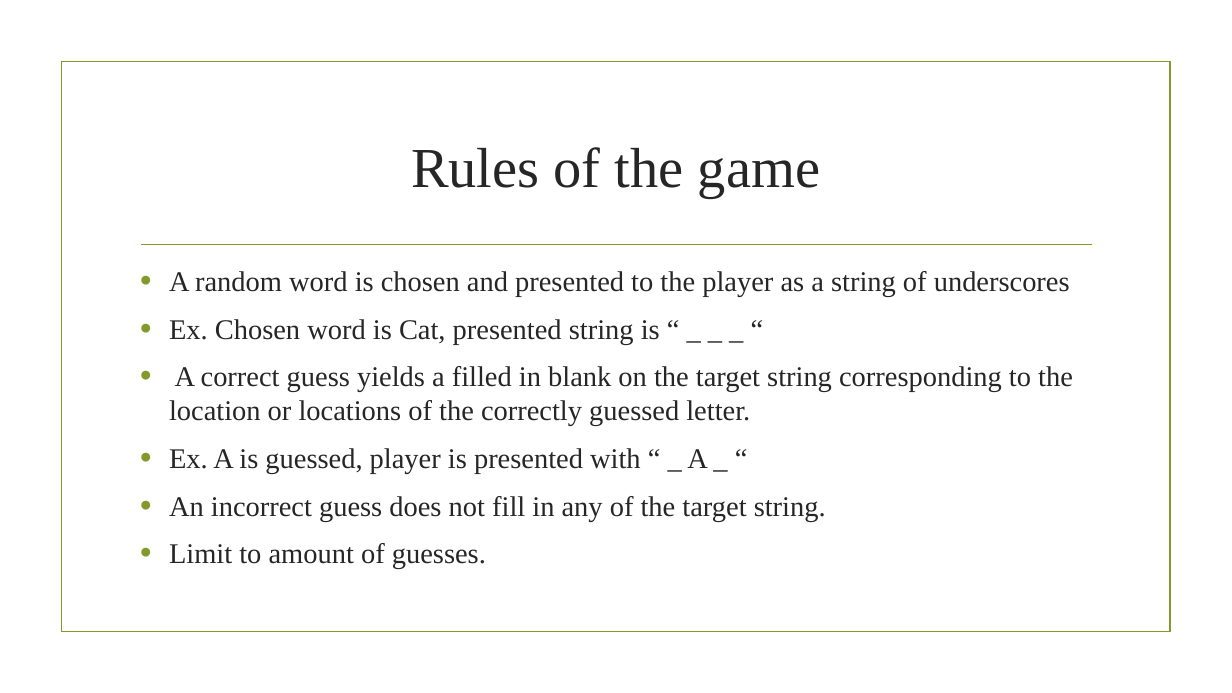
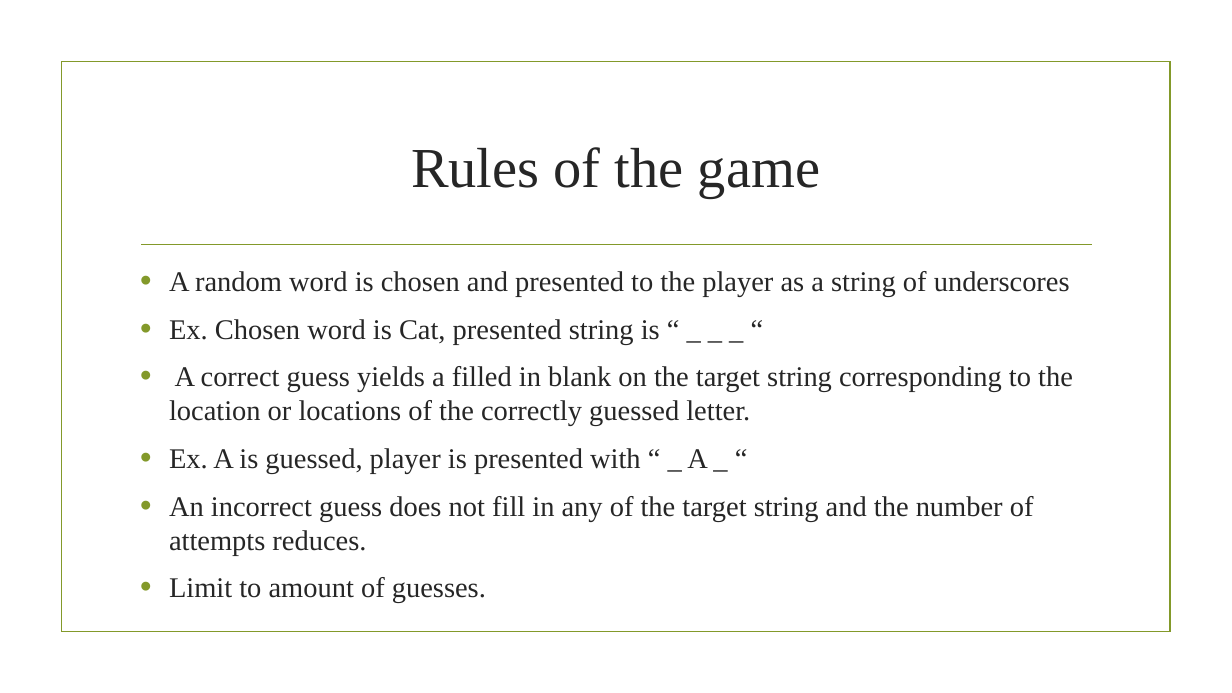
Before and after one commit to ganpat-university/ict-gnu-adprojects-2017-hangman, a slide deck: slide 10 of Hangman.pptx (slide 9 before the commit). Drawn at 1232x693 pixels with LibreOffice and Linux fonts; fonts in the diff are those of the drawing; background and template pictures are left out. Boxes give left, top, right and bottom in pixels: in the first picture for what was removed or moved away, otherwise in the second. Text is boxed around its words. In the diff, an @@ line names an element or a change of style, - is before the commit and + after.

```diff
--- a/Hangman.pptx
+++ b/Hangman.pptx
@@ text at bbox=[169, 496, 1034, 556]: text changed @@
-• An incorrect guess does not fill in any of the target string.
+• An incorrect guess does not fill in any of the target string and the number of attempts reduces.
```
Also in this commit, not shown: 11 other slides changed, 8 slides added, 2 slides removed, 1 other file.
